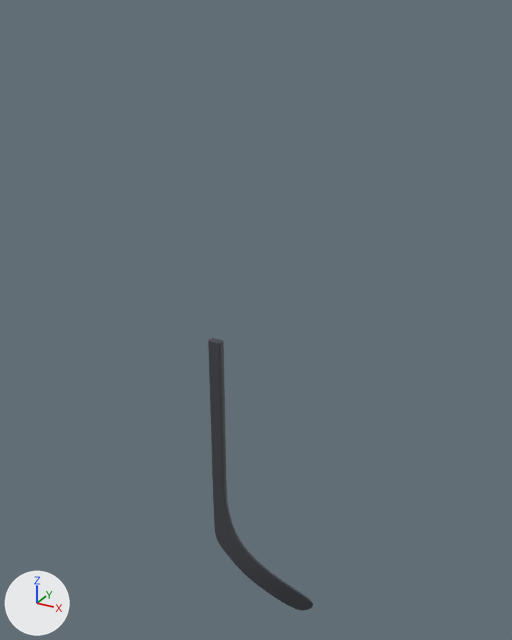
The glTF model alle_curves/P91-ST.glb, before and after one commit.
The view is the same before and after, from a 50 mm camera at (603.0, -1134.0, 964.0) aimed at (-35.0, 26.0, 384.0). Lighting does not change. The marker at lower left points along +X, +Y and +Z. The older version comes first.

The first picture shows 'geometry_0'.
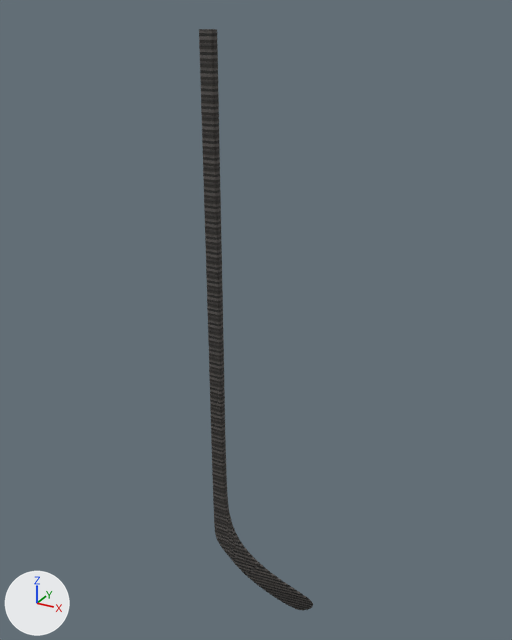
Changed parts and their boxes (x1, y1, x2, y2) in the pictures (512 x 640 px; the box of a moved part takes in the faces that stretch with it):
'geometry_0', reshaped (8% wider, 113% taller)
    before: (208, 338, 313, 610)
    after: (199, 29, 313, 610)
part 1 of me_geometry_0, moved or reshaped
    before: (208, 338, 229, 514)
    after: (199, 29, 229, 514)

Patch to the scene script:
```diff
--- a/alle_curves/P91-ST.glb.py
+++ b/alle_curves/P91-ST.glb.py
@@ me_geometry_0 @@
 # used by ob_geometry_0; location = (0.0, 0.0, 0.0)
-me_geometry_0.from_pydata(...)  # 7513 vertices, 15000 faces; spans x -118.0..118.0, y -32.0..32.0, z -342.0..342.0
+me_geometry_0.from_pydata(...)  # 7513 vertices, 15000 faces; spans x -118.0..118.0, y -32.0..32.0, z -342.0..931.0
+# me_geometry_0 part 1: all 3538 vertices in x -118.0..-81.0, y -32.0..-13.0, z -78.0..342.0 are scaled about their middle by (1, 1, 2.4), then moved by (0.0, 0.0, 295.0)
 me_geometry_0.materials.append(mat_carbon)
```
